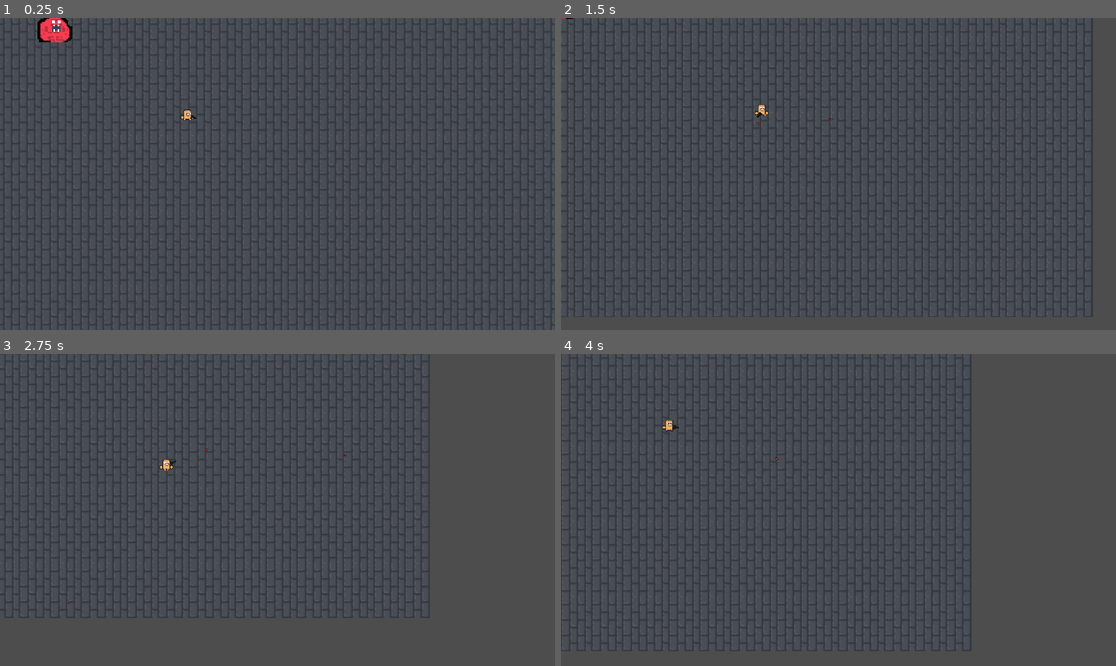
Above: before the commit, frames 1-4 (two rows, left to right).
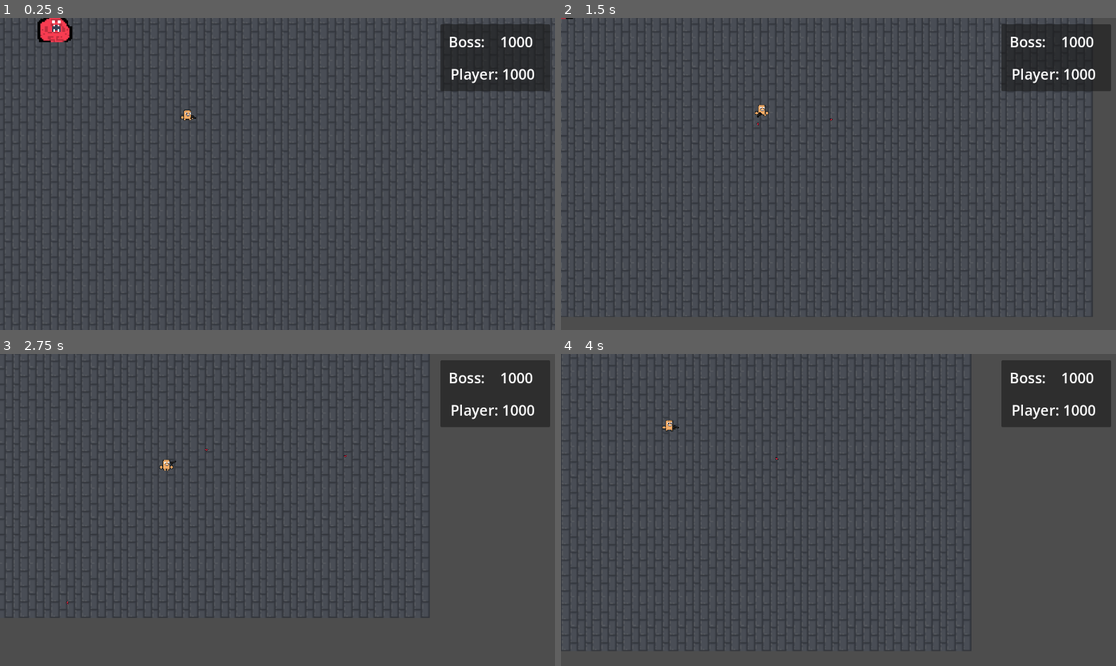
Above: after the commit, the same moments.

Repository: Aartwoo0/fgj24_laughgame
Game: Godot game, scene res://Scenes/Levels/Main.tscn
Two runs of this game, one before a commit and one after it. Both use one fixed random seed, a clock stepped at 60 frames per second and the inputs below.
Inputs (mouse positions are in pixels of both pictures, inside the frame that each line leads up to):
- Up to frame 1 (0.25 s): no input
- Up to frame 2 (1.5 s): tap Enter at 0.5 s; move the mouse to (960, 158) at 0.52 s; press the mouse at (960, 158) at 0.53 s; hold D (move_right) 0.53-1.28 s; move the mouse to (727, 189) at 1.27 s; release the mouse at (727, 189) at 1.28 s; hold S (move_down) from 1.28 s (still down); click (727, 189) at 1.35 s
- Up to frame 3 (2.75 s): move the mouse to (333, 441) at 2.02 s; release S (move_down) at 2.03 s; press the mouse at (333, 441) at 2.03 s; hold D (move_right) from 2.03 s (still down)
- Up to frame 4 (4 s): move the mouse to (810, 572) at 2.77 s; release D (move_right) at 2.78 s; release the mouse at (810, 572) at 2.78 s; hold W (move_up) 2.78-3.53 s; click (810, 572) at 2.85 s; move the mouse to (1005, 556) at 3.52 s; press the mouse at (1005, 556) at 3.53 s; hold A (move_left) from 3.53 s (still down)

The runs differ from the first frame. In frame 1, 3.7% of the frame differs, in the area x 79-100%, y 2-24%; in frame 2, 3.7%; in frame 3, 4.1%; in frame 4, 4.1%.

Commit message:
Added HP display Added class_names

Diff:
--- a/Scenes/Levels/Main.tscn
+++ b/Scenes/Levels/Main.tscn
@@ -1,10 +1,9 @@
-[gd_scene load_steps=8 format=3 uid="uid://d2kmhotfobadm"]
+[gd_scene load_steps=7 format=3 uid="uid://d2kmhotfobadm"]
 
 [ext_resource type="Script" path="res://Src/Main.gd" id="1_pp0ss"]
 [ext_resource type="PackedScene" uid="uid://dxitnf0ko0d5r" path="res://Scenes/Components/player.tscn" id="2_pyvxm"]
 [ext_resource type="Script" path="res://Src/LookPoint.gd" id="3_4ygls"]
 [ext_resource type="Script" path="res://Src/Bandollier.gd" id="3_us10r"]
-[ext_resource type="PackedScene" uid="uid://dgpdqxn3gdb0u" path="res://Scenes/Components/bullet.tscn" id="4_sv5iy"]
 [ext_resource type="PackedScene" uid="uid://qdvysnba7ihu" path="res://Scenes/Components/Boss1.tscn" id="6_2ki48"]
 [ext_resource type="Texture2D" uid="uid://ck53pjkuot6mh" path="res://Assets/Tileset/Assets - Basic Cubes/Materials/GROUND.png" id="7_2oak0"]
 
@@ -53,11 +52,50 @@
 [node name="Gestation" type="Timer" parent="."]
 autostart = true
 
-[node name="BulletPool" parent="." instance=ExtResource("4_sv5iy")]
-
 [node name="Boss1" parent="." instance=ExtResource("6_2ki48")]
 
 [node name="Bandollier" type="Node" parent="."]
 script = ExtResource("3_us10r")
 
+[node name="CanvasLayer" type="CanvasLayer" parent="."]
+
+[node name="Panel" type="Panel" parent="CanvasLayer"]
+anchors_preset = 1
+anchor_left = 1.0
+anchor_right = 1.0
+offset_left = -238.0
+offset_top = 13.0
+offset_right = -10.0
+offset_bottom = 152.0
+grow_horizontal = 0
+
+[node name="BossHealth" type="Label" parent="CanvasLayer/Panel"]
+unique_name_in_owner = true
+layout_mode = 1
+anchors_preset = 15
+anchor_right = 1.0
+anchor_bottom = 1.0
+offset_left = 17.0
+offset_right = 1.0
+offset_bottom = -67.0
+grow_horizontal = 2
+grow_vertical = 2
+theme_override_font_sizes/font_size = 30
+text = "Boss:    1000"
+vertical_alignment = 1
+
+[node name="PlayerHealth" type="Label" parent="CanvasLayer/Panel"]
+unique_name_in_owner = true
+layout_mode = 1
+anchors_preset = 15
+anchor_right = 1.0
+anchor_bottom = 1.0
+offset_left = 21.0
+offset_top = 68.0
+grow_horizontal = 2
+grow_vertical = 2
+theme_override_font_sizes/font_size = 30
+text = "Player: 1000"
+vertical_alignment = 1
+
 [connection signal="timeout" from="Gestation" to="." method="_on_spawn"]
--- a/Src/Bullet.gd
+++ b/Src/Bullet.gd
@@ -1,4 +1,5 @@
 extends Area2D
+class_name Bullet
 
 # Required by the pool.gd
 @export var dead : bool = false
--- a/Src/Enemy.gd
+++ b/Src/Enemy.gd
@@ -55,10 +55,12 @@
 
 func _on_player_area_entered(enemy_area):
 	if enemy_area == self:
-		self.state = 1;
-	#	self.target = null
-	#	self.queue_free()
+		self.target = null
+		self.queue_free()
 
 
 func _on_enemy_hitbox_area_entered(bullet):
-	bullet.visible = false
+	if bullet is Bullet:
+		bullet.visible = false
+		if self.state < 1:
+			self.state += 400
--- a/Src/Player.gd
+++ b/Src/Player.gd
@@ -1,4 +1,6 @@
 extends Area2D
+class_name Player
+@onready var player_health = %PlayerHealth
 
 @export var speed : float = 200
 @export var bandolier : Node = null
@@ -51,4 +53,6 @@
 		$PlayerSkin.play("idle")
 
 func _on_enemy_area_entered(enemy_area):
-	self.health -= 10
+	if enemy_area is Player:
+		self.health -= 100
+		player_health.text = 'Player: ' + str(self.health)
